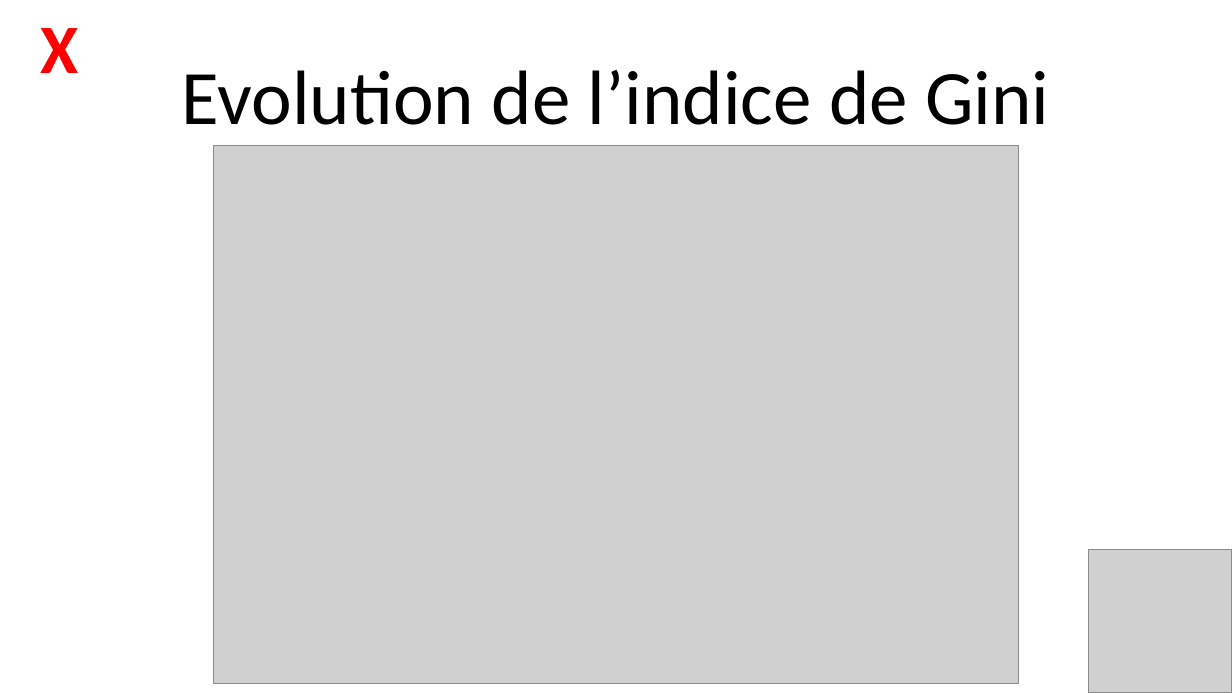
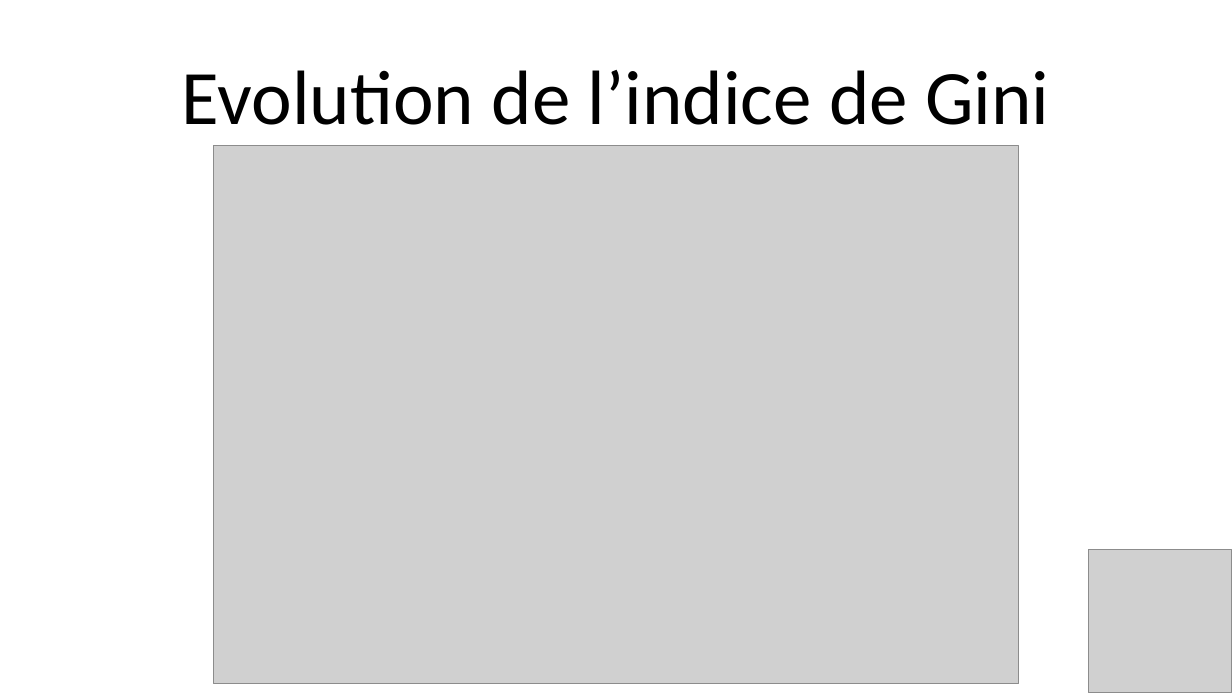
Before and after one commit to Julien-paulet/Projet_7, a slide deck: slide 9 of Présentation.pptx. Drawn at 1232x693 pixels with LibreOffice and Linux fonts; fonts in the diff are those of the drawing; grey boxes stand for pictures. Boxes give left, top, right and bottom in pixels: in the first picture for what was removed or moved away, otherwise in the second. Text is boxed around its words. In the diff, an @@ line names an element or a change of style, - is before the commit and + after.

```diff
--- a/Présentation.pptx
+++ b/Présentation.pptx
@@ text removed at [41, 28, 79, 73] @@
-X
```
Also in this commit, not shown: 13 other slides changed, 11 slides added, 2 slides removed, 3 other files.
